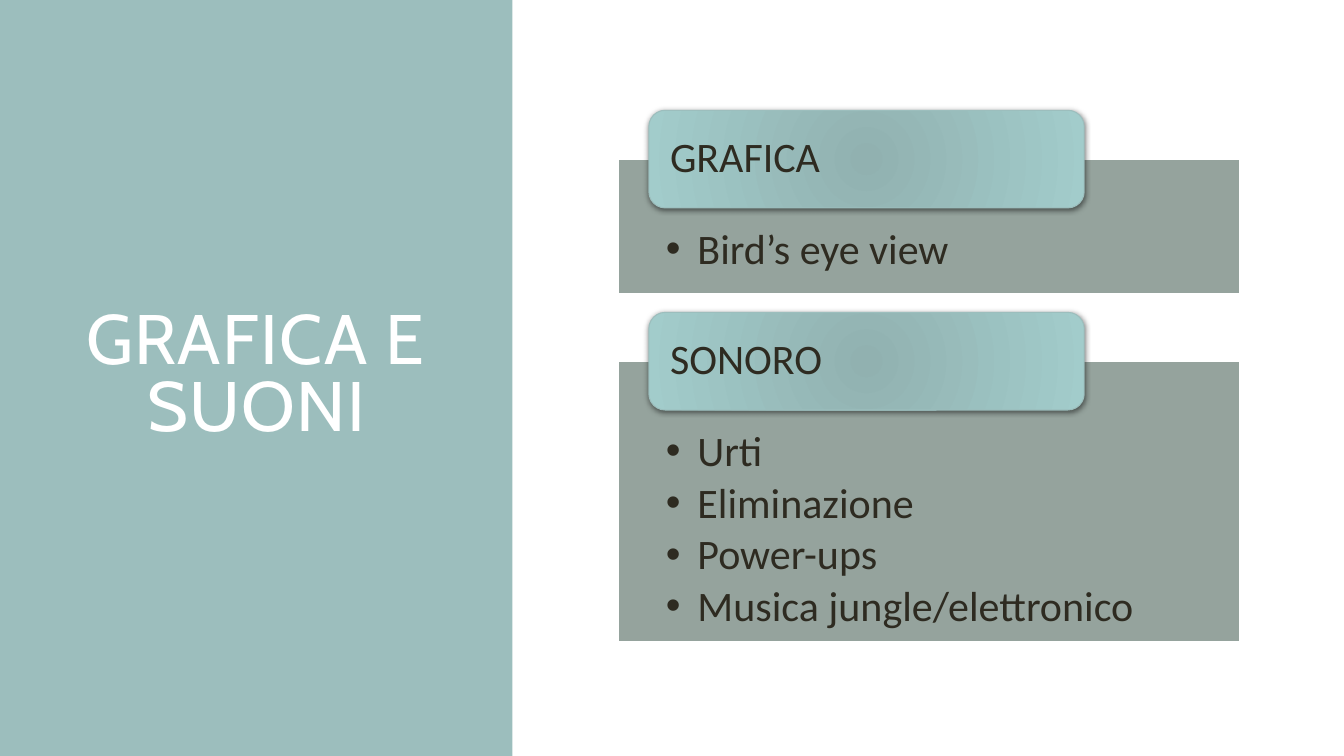
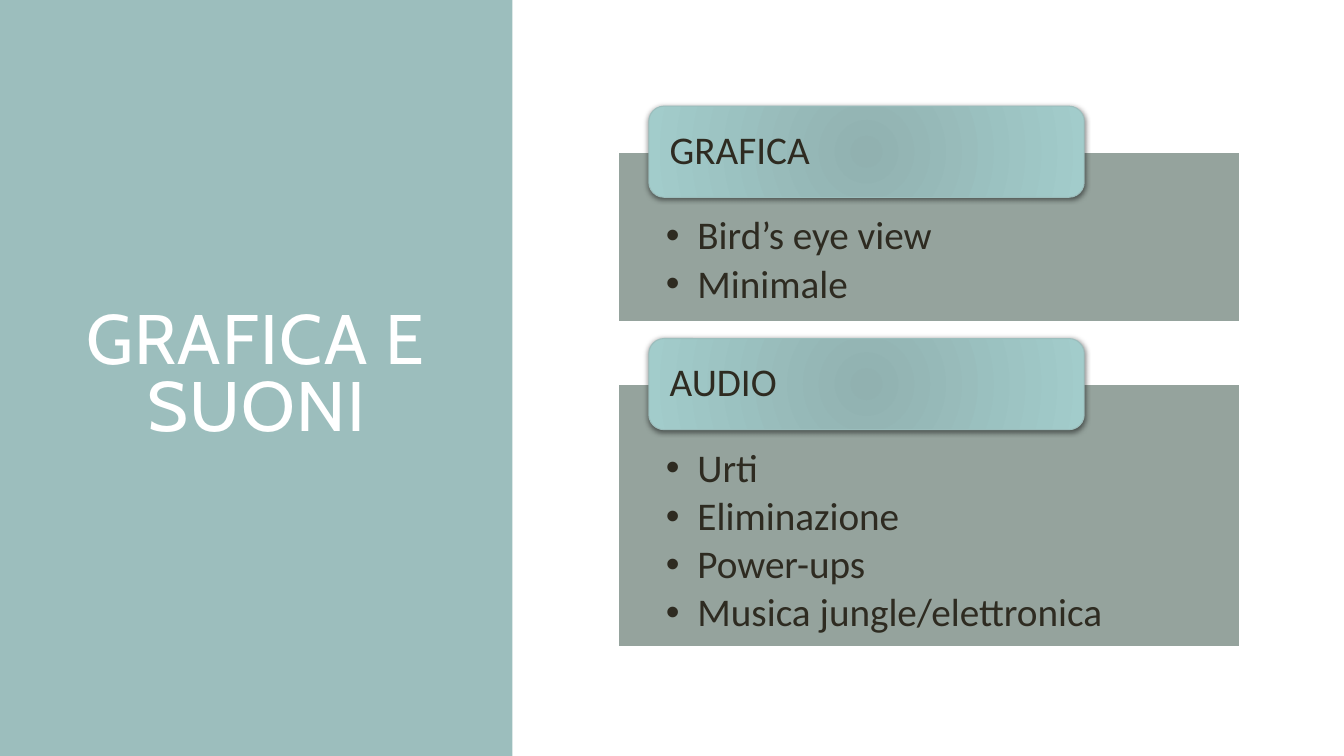
Before and after one commit to mirkoalicastro/outta-my-circle, a slide deck: slide 8 of Pitch/PITCH.pptx. Drawn at 1344x756 pixels with LibreOffice and Linux fonts; fonts in the diff are those of the drawing. Boxes give left, top, right and bottom in pixels: in the first picture for what was removed or moved away, otherwise in the second. Text is boxed around its words. In the diff, an @@ line names an element or a change of style, - is before the commit and + after.

Commit message:
version 1.0

```diff
--- a/Pitch/PITCH.pptx
+++ b/Pitch/PITCH.pptx
@@ rounded rectangle: place and size @@
-rounded rectangle at (649,110,1085,208)
+rounded rectangle at (649,106,1085,197)
@@ text "GRAFICA" at (670,138,810,164): size 30 to 28 pt @@
@@ text "Bird’s eye view": place and size @@
-text "Bird’s eye view" at (697,234,948,271)
+text "Bird’s eye view" at (697,221,932,298)
@@ rectangle: place and size @@
-rectangle at (618,159,1240,294)
+rectangle at (618,152,1240,323)
@@ text at (697,221,932,255): size 30 to 28 pt in "Bird’s eye view" @@
@@ text at (697,271,847,298): paragraph added @@
+  • Minimale
@@ rounded rectangle: place and size @@
-rounded rectangle at (649,313,1085,410)
+rounded rectangle at (649,339,1085,430)
@@ text removed at (670,347,822,375) @@
-SONORO
@@ text "Urti": place and size @@
-text "Urti" at (697,437,1133,628)
+text "Urti" at (697,455,1102,633)
@@ rectangle: place and size @@
-rectangle at (618,361,1240,642)
+rectangle at (618,384,1240,646)
@@ text added at (670,370,777,396), 28 pt, text #2E2B21 @@
+AUDIO
@@ text at (697,455,899,584): size 30 to 28 pt in "Urti", "Eliminazione", "Power-ups" @@
@@ text at (697,599,1102,633): text changed; size 30 to 28 pt @@
-  • Musica jungle/elettronico
+  • Musica jungle/elettronica
```
Also in this commit, not shown: 2 other slides changed.
